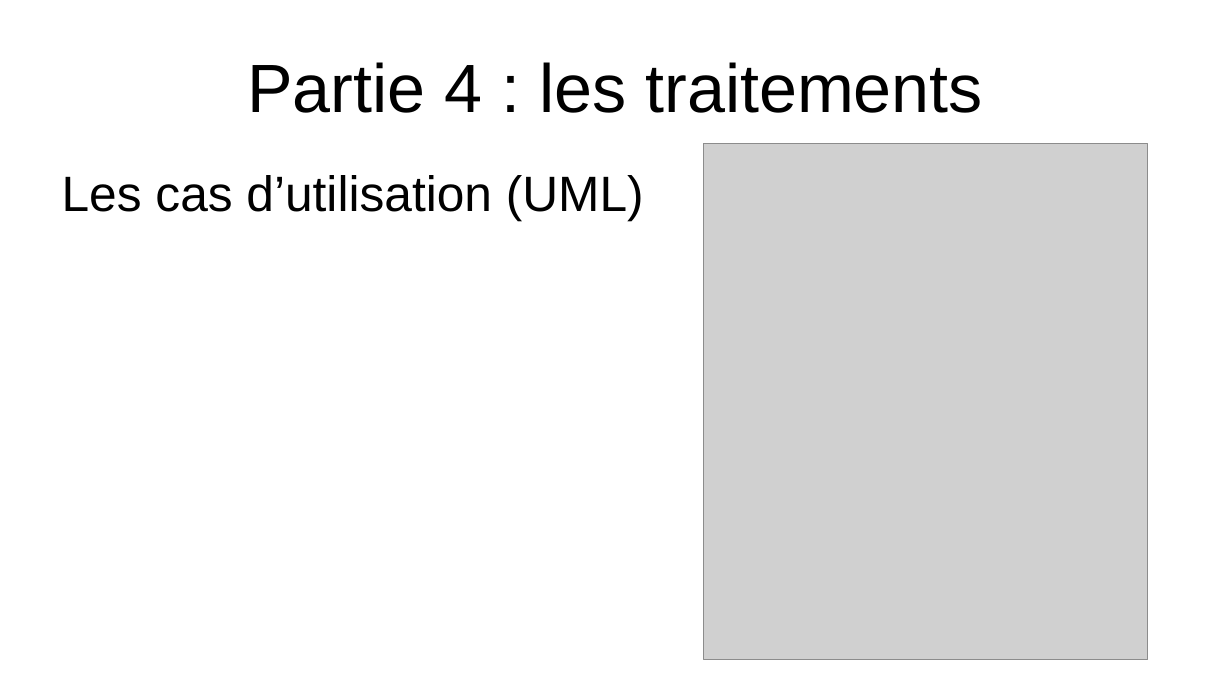
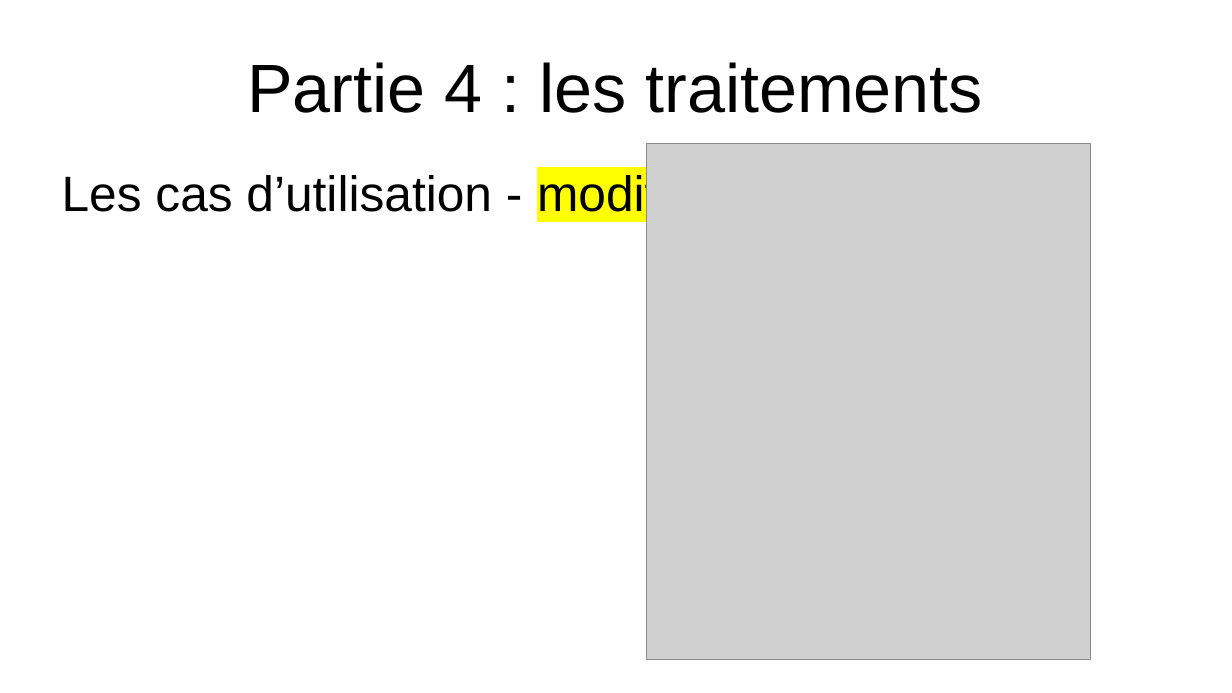
Before and after one commit to EmmaBroudic/Projet-Nooky, a slide deck: slide 24 of doc/Nooky.odp. Drawn at 1232x693 pixels with LibreOffice and Linux fonts; fonts in the diff are those of the drawing; grey boxes stand for pictures. Boxes give left, top, right and bottom in pixels: in the first picture for what was removed or moved away, otherwise in the second. Text is boxed around its words. In the diff, an @@ line names an element or a change of style, - is before the commit and + after.

```diff
--- a/doc/Nooky.odp
+++ b/doc/Nooky.odp
@@ picture: place and size @@
-picture at (704, 143, 1148, 660)
+picture at (647, 143, 1091, 660)
@@ text at (62, 172, 714, 221): text changed @@
-Les cas d’utilisation (UML)
+Les cas d’utilisation - modifier
```
Also in this commit, not shown: 9 other slides changed, 3 slides added, 3 slides removed, 6 other files.
